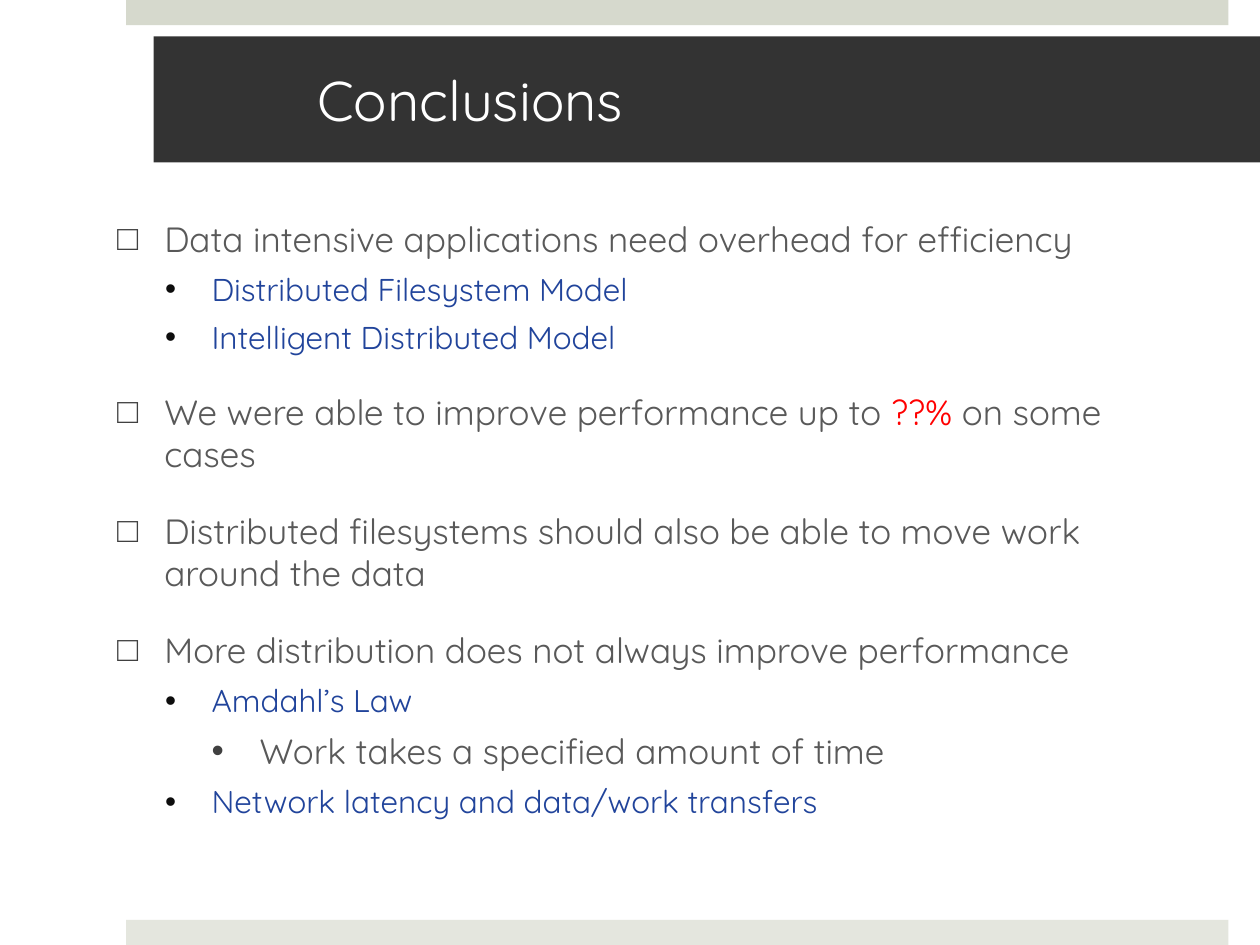
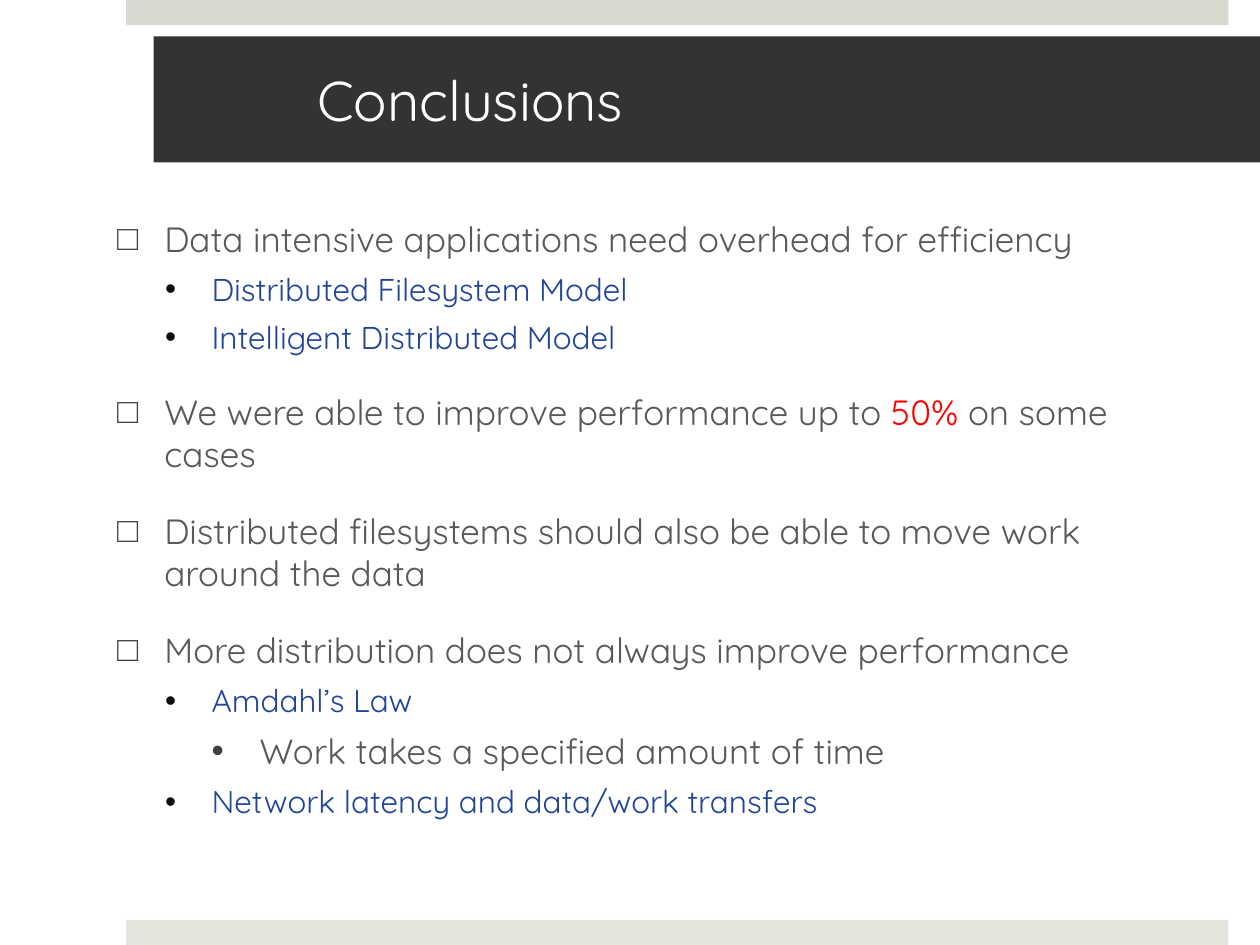
Before and after one commit to saga-project/saga-cpp-legacy-projects, a slide deck: slide 17 of papers/data_intensive/eScience09/RoyalSocietyPresentation.pptx (slide 16 before the commit). Drawn at 1260x945 pixels with LibreOffice and Linux fonts; fonts in the diff are those of the drawing; background and template pictures are left out. Boxes give left, top, right and bottom in pixels: in the first picture for what was removed or moved away, otherwise in the second. Text is boxed around its words. In the diff, an @@ line names an element or a change of style, - is before the commit and + after.

```diff
--- a/papers/data_intensive/eScience09/RoyalSocietyPresentation.pptx
+++ b/papers/data_intensive/eScience09/RoyalSocietyPresentation.pptx
@@ text at <box>164,399,1108,468</box>: text changed @@
-□ We were able to improve performance up to ??% on some cases
+□ We were able to improve performance up to 50% on some cases
```
Also in this commit, not shown: 2 other slides changed, 3 slides added, 2 slides removed.
